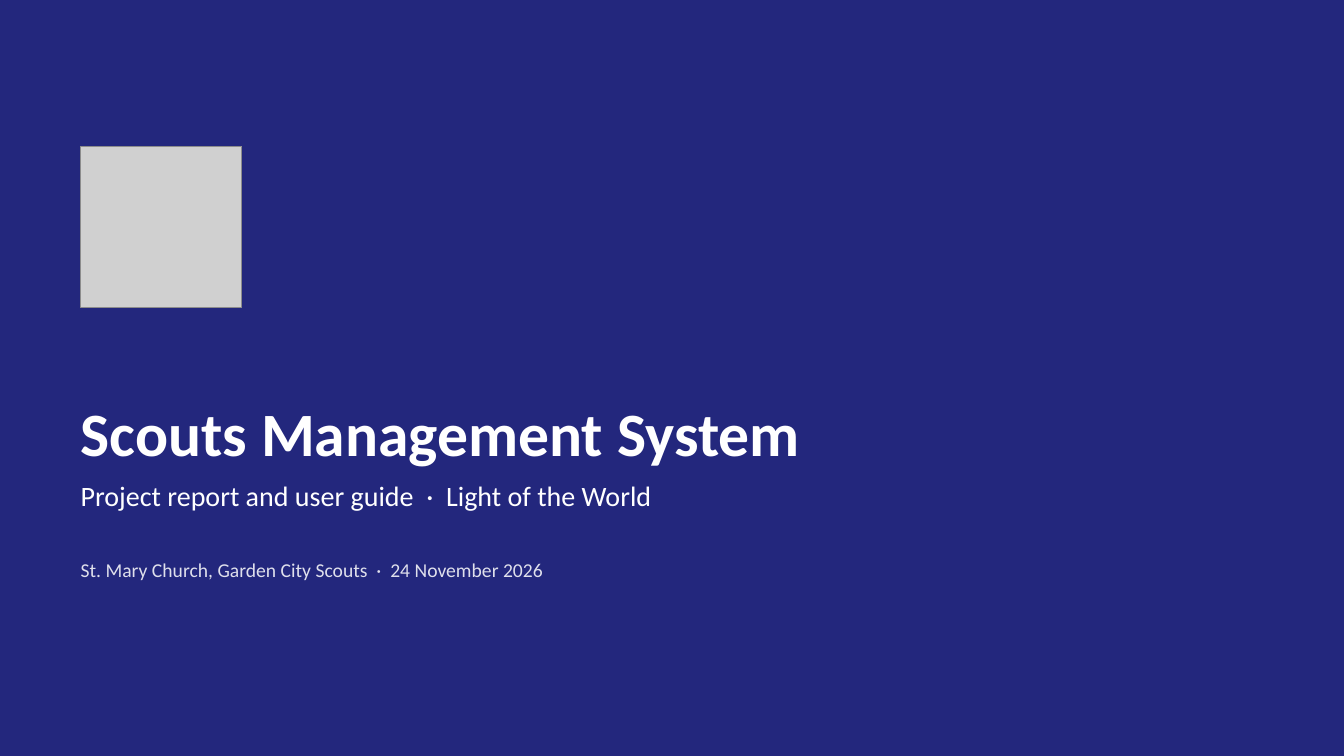
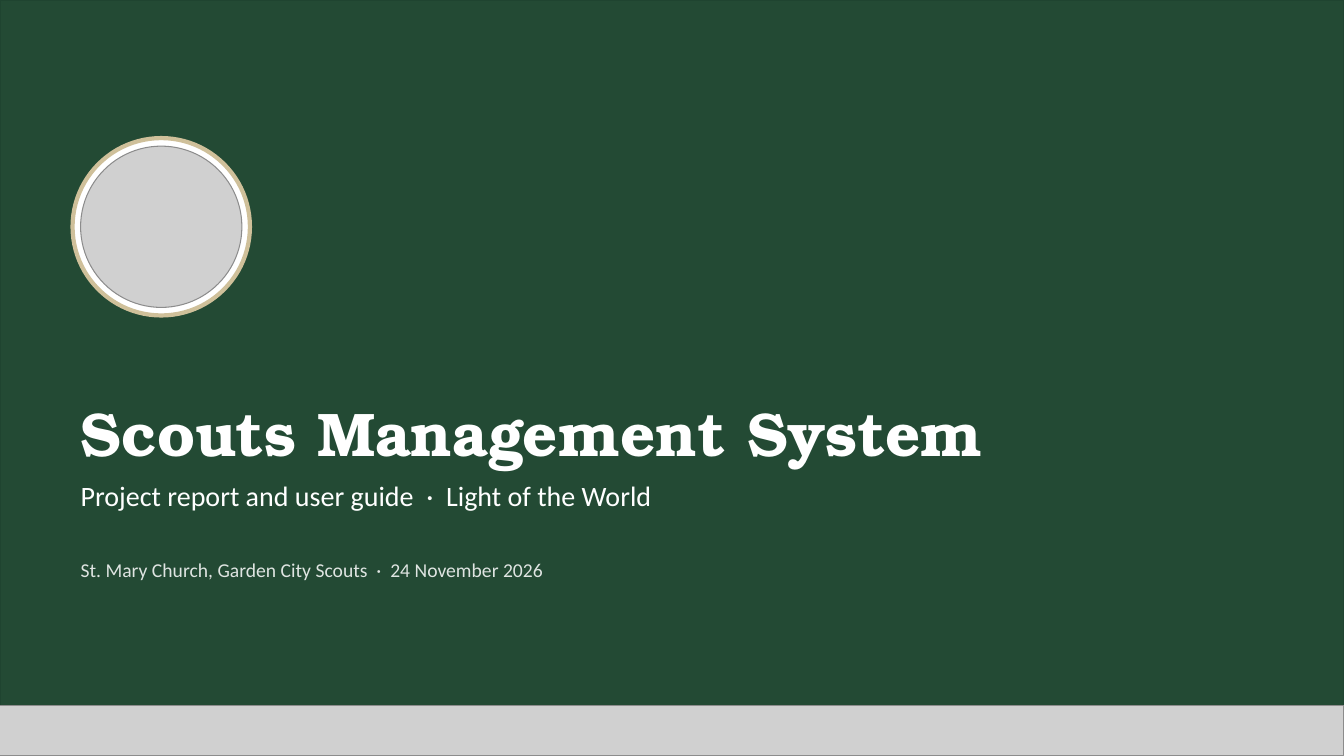
Before and after one commit to SamuelAtef123/Scouts-Management-System-Web-App, a slide deck: slide 1 of docs/Scouts-Project-Presentation.pptx. Drawn at 1344x756 pixels with LibreOffice and Linux fonts; fonts in the diff are those of the drawing; grey boxes stand for pictures; background and template pictures are left out. Boxes give left, top, right and bottom in pixels: in the first picture for what was removed or moved away, otherwise in the second. Text is boxed around its words. In the diff, an @@ line names an element or a change of style, - is before the commit and + after.

Commit message:
Restyle the report and presentation in the scout field-kit theme
- New screenshots of the app in the new design
- PDF: canvas and khaki, forest green, stitched badges and cards, rope dividers,
  torn-paper cover with map lines, slab headings
- Presentation: same theme with map-line background, rope dividers,
  stitched cards and badges, Rockwell headings

```diff
--- a/docs/Scouts-Project-Presentation.pptx
+++ b/docs/Scouts-Project-Presentation.pptx
@@ rectangle at [0,0,1344,756]: fill #23277D at 62% opacity to #1F4430 at 70% opacity; outline #23277D 1 pt to #1F4430 1 pt @@
@@ ellipse added at [73,138,250,316], fill #FFFFFF, outline #CFC09A 3 pt @@
@@ title "Scouts Management System" at [81,413,982,472]: font Calibri to TeX Gyre Bonum @@
@@ picture added at [0,706,1344,756] @@
```
Also in this commit, not shown: 13 other slides changed, 12 other files.
